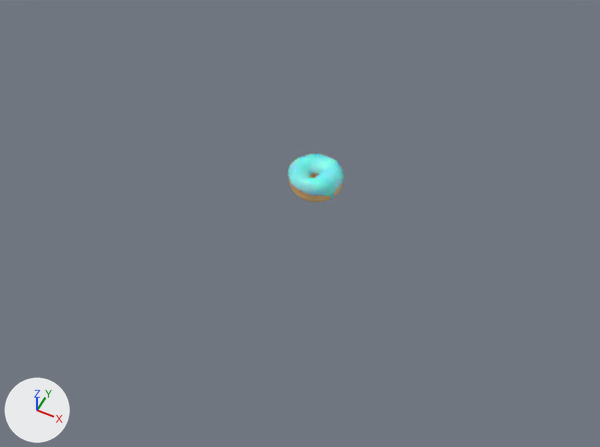
A saved change to the Blender file donut.blend.
One viewpoint serves both versions: a camera (50 mm lens) standing at (0.441, -0.942, 1.04) and looking at (0.007, -0.074, -0.046). Lighting does not change. The marker at lower left points along +X, +Y and +Z.

The first picture shows 'Donut', 'Icing'.
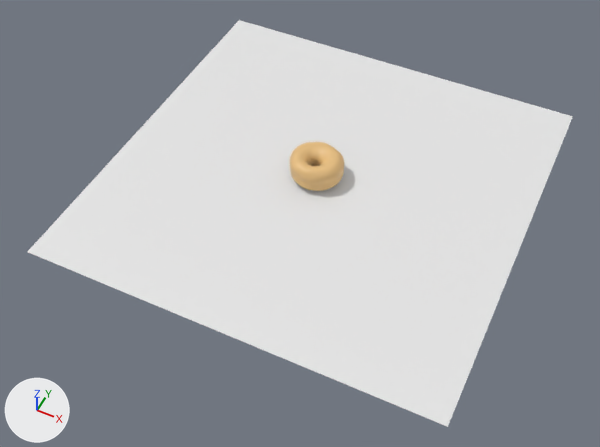
What changed in the scene script:
```text
Change mat_icing_material:
    mat_icing_material.subsurface_scale: 0.004 -> 0.4
    add mat_icing_material.subsurface_radius = (0.02, 0.02, 0.02)
Add me_plane:
    me_plane.from_pydata([(-1.0, -1.0, 0.0), (1.0, -1.0, 0.0), (-1.0, 1.0, 0.0), (1.0, 1.0, 0.0)], [], [(0, 1, 3, 2)])
Change ob_donut:
    ob_donut.location: (0.0, 0.0, 0.0) -> (0.0, 0.001, 0.028)
    ob_donut.rotation_euler: (0.0, 0.0, 0.0) -> (0.0, 0.0, -0.387)  # degrees (0, 0, 0) -> degrees (0, 0, -22)
Change ob_icing:
    ob_icing.location: (0.0, 0.0, 0.0) -> (0.0, 0.001, 0.028)
    ob_icing.rotation_euler: (0.0, 0.0, 0.0) -> (0.0, 0.0, -0.387)  # degrees (0, 0, 0) -> degrees (0, 0, -22)
    add ob_icing.hide_set(True)
Add ob_table_or_whatever:
    ob_table_or_whatever = bpy.data.objects.new('Table or whatever', me_plane)
    ob_table_or_whatever.location = (0.011, -0.001, 0.0)
    ob_table_or_whatever.rotation_euler = (0.0, 0.0, 0.0128)  # degrees (0, 0, 0.7)
    ob_table_or_whatever.scale = (0.359, 0.359, 0.359)
    _m = ob_table_or_whatever.modifiers.new('Solidify', 'SOLIDIFY')
    _m.thickness = 0.001
    _m.offset = 1.0
```

What differs and where, as boxes (x1, y1, x2, y2) in the pictures (600 x 447 px):
'Table or whatever', added
    after: (28, 20, 573, 427)
'Donut', moved, turned
    before: (289, 160, 343, 202)
    after: (290, 142, 344, 191)
'Icing', hidden (cyan)
    before: (288, 154, 344, 199)
